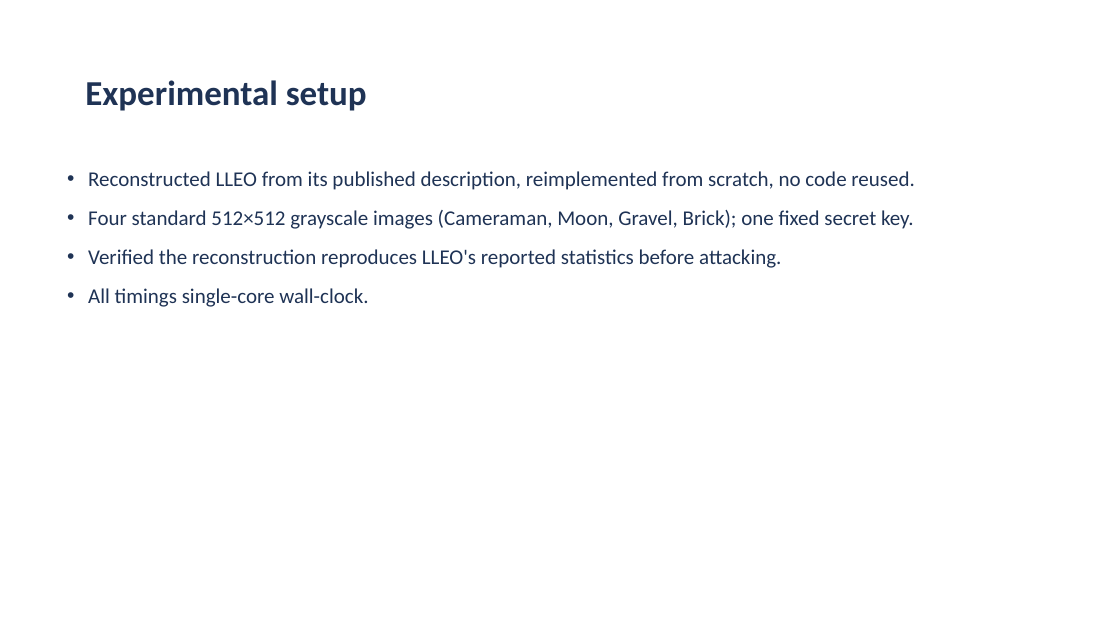
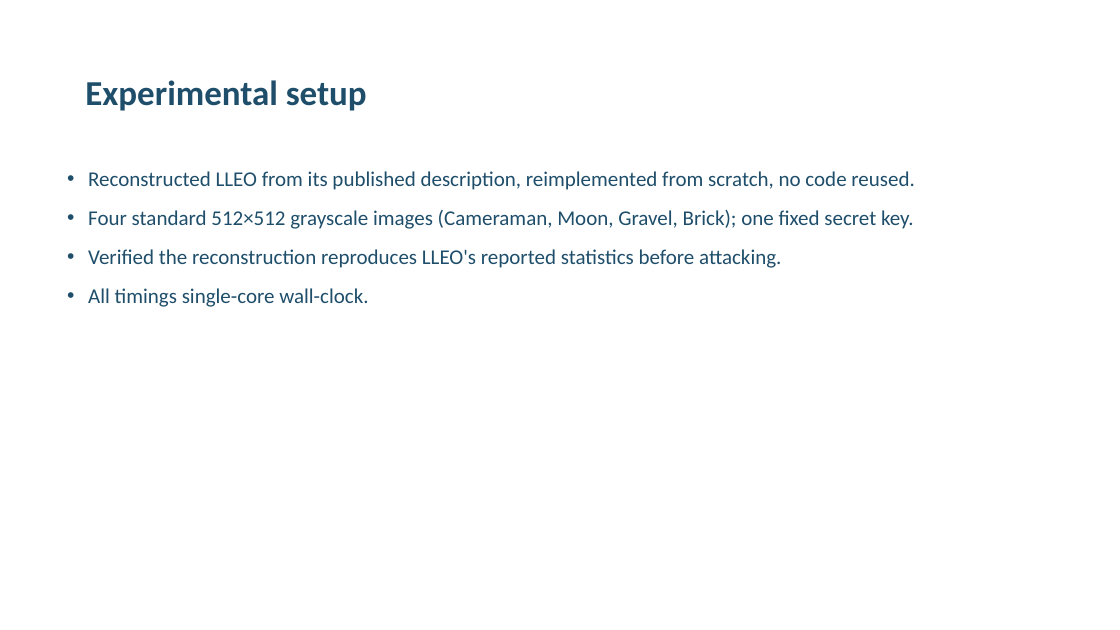
Before and after one commit to aiparallel0/chaoscrypt, a slide deck: slide 6 of papers/paper1-chaos-cpa/presentation.pptx. Drawn at 1120x630 pixels with LibreOffice and Linux fonts; fonts in the diff are those of the drawing; background and template pictures are left out. Boxes give left, top, right and bottom in pixels: in the first picture for what was removed or moved away, otherwise in the second. Text is boxed around its words. In the diff, an @@ line names an element or a change of style, - is before the commit and + after.

```diff
--- a/papers/paper1-chaos-cpa/presentation.pptx
+++ b/papers/paper1-chaos-cpa/presentation.pptx
@@ title "Experimental setup" at (85,80,367,111): text colour #1F3355 to #1F4E6B @@
@@ text "Reconstructed LLEO from its published ..." at (88,171,914,307): text colour #1F3355 to #1F4E6B @@
```
Also in this commit, not shown: 17 other slides changed, 2 other files.
